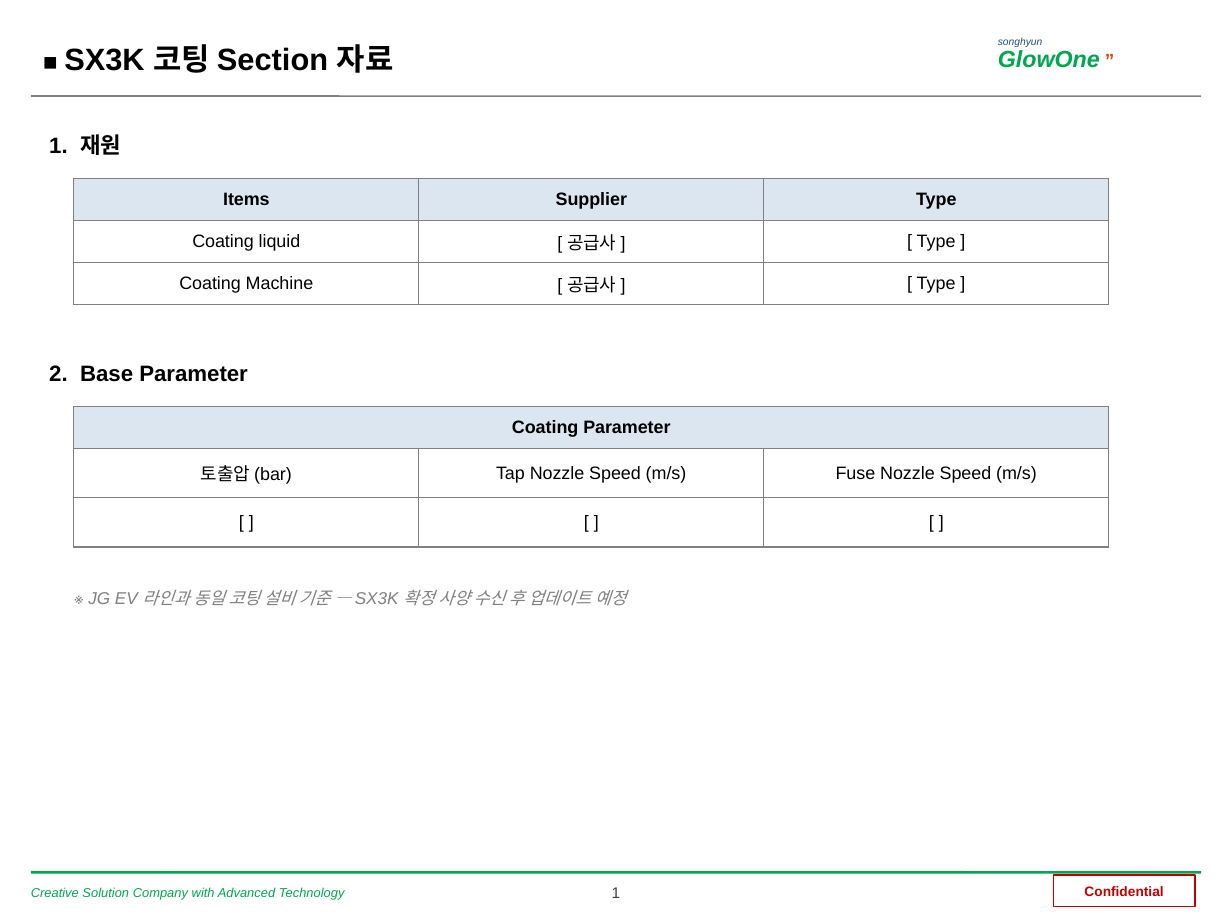
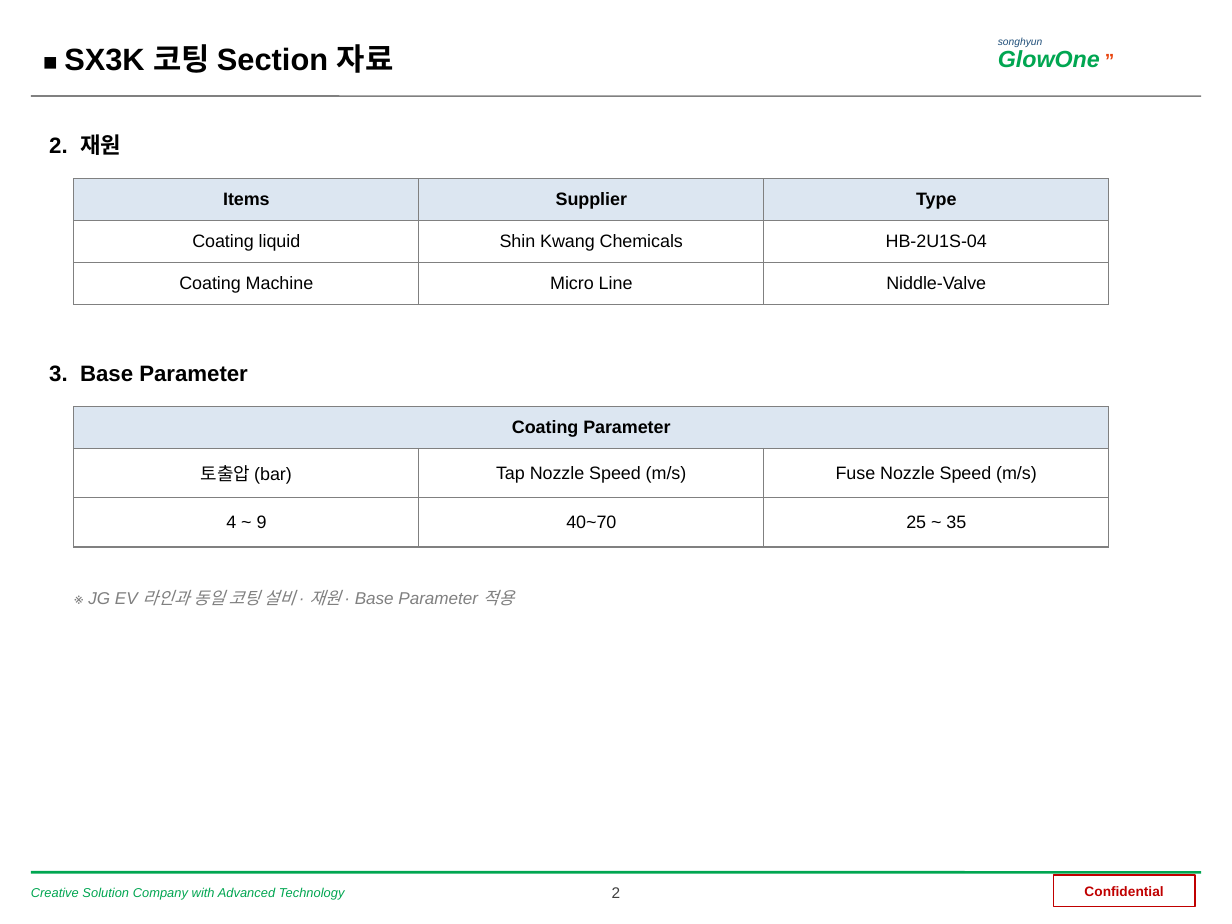
Before and after one commit to hyunsun901219/kingbambbang, a slide deck: slide 2 of docs/SX3K-코팅Section-자료.pptx (slide 1 before the commit). Drawn at 1232x924 pixels with LibreOffice and Linux fonts; fonts in the diff are those of the drawing. Boxes give left, top, right and bottom in pixels: in the first picture for what was removed or moved away, otherwise in the second. Text is boxed around its words. In the diff, an @@ line names an element or a change of style, - is before the commit and + after.

```diff
--- a/docs/SX3K-코팅Section-자료.pptx
+++ b/docs/SX3K-코팅Section-자료.pptx
@@ text at box(49, 134, 121, 155): text changed @@
-1. 재원
+2. 재원
@@ table at box(74, 179, 1109, 302) @@
-row 2, column 2: [ 공급사 ]
+row 2, column 2: Shin Kwang Chemicals
-row 2, column 3: [ Type ]
+row 2, column 3: HB-2U1S-04
-row 3, column 2: [ 공급사 ]
+row 3, column 2: Micro Line
-row 3, column 3: [ Type ]
+row 3, column 3: Niddle-Valve
@@ text at box(49, 365, 248, 382): text changed @@
-2. Base Parameter
+3. Base Parameter
@@ table at box(74, 407, 1109, 532) @@
-row 3: [ ] | [ ] | [ ]
+row 3: 4 ~ 9 | 40~70 | 25 ~ 35
@@ text at box(88, 590, 514, 606): text changed @@
-※ JG EV 라인과 동일 코팅 설비 기준 — SX3K 확정 사양 수신 후 업데이트 예정
+※ JG EV 라인과 동일 코팅 설비 · 재원 · Base Parameter 적용
@@ text at box(612, 887, 621, 898): text changed @@
-1
+2
```
Also in this commit, not shown: 3 other slides changed, 1 slide added, 2 other files.
